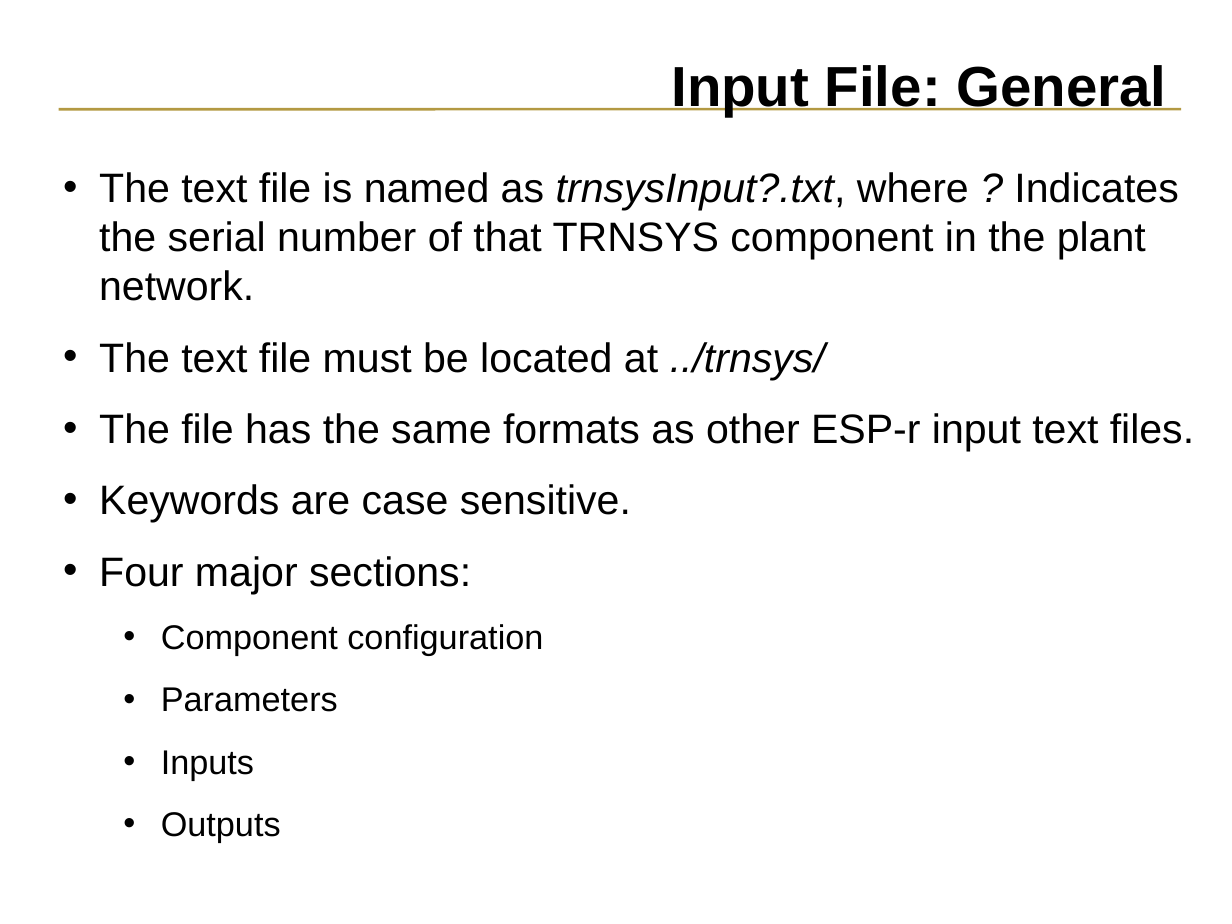
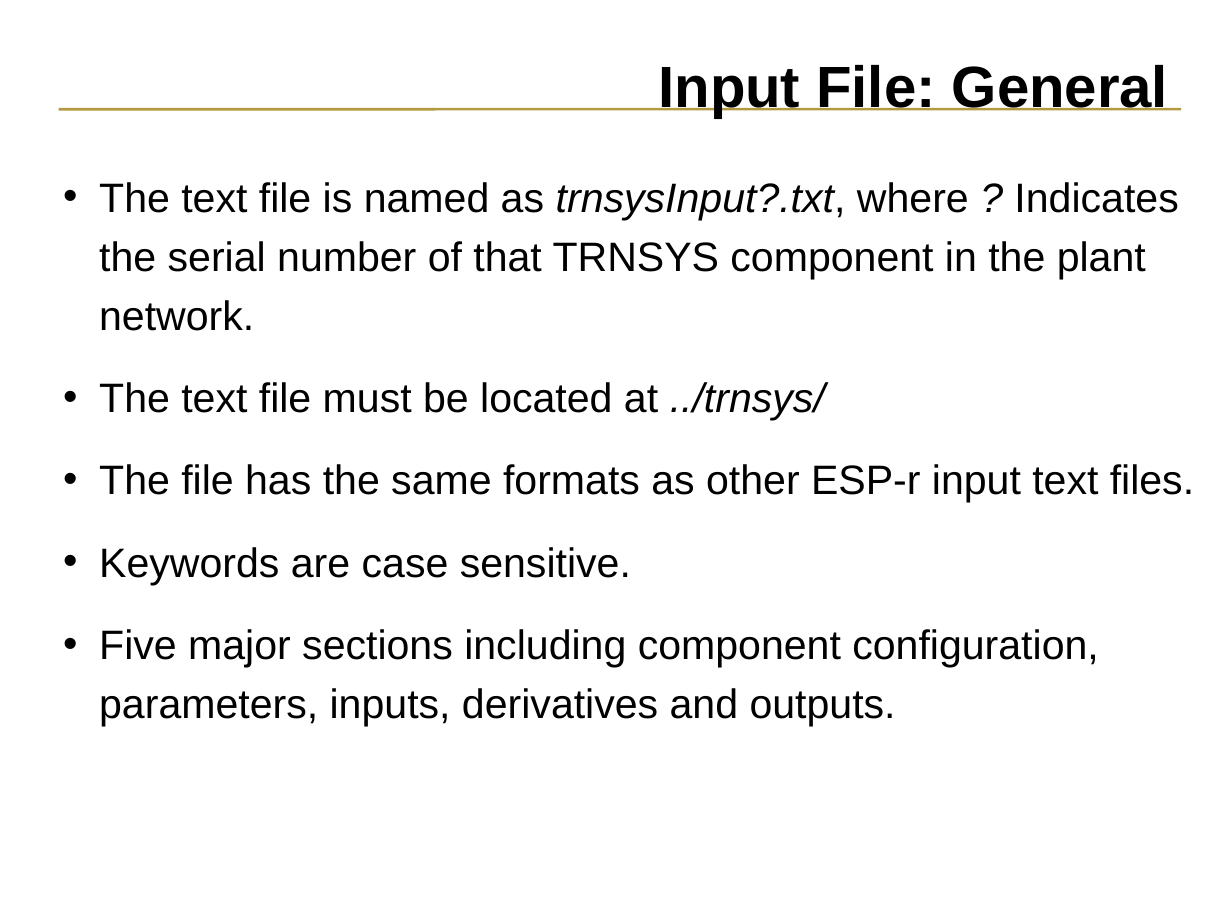
Before and after one commit to ESP-rCommunity/ESPrExtras, a slide deck: slide 24 of training/NRCan_course_materials/trnsys_coupling/trnsys_coupling.ppt. Drawn at 1232x924 pixels with LibreOffice and Linux fonts; fonts in the diff are those of the drawing. Boxes give left, top, right and bottom in pixels: in the first picture for what was removed or moved away, otherwise in the second. Text is boxed around its words. In the diff, an @@ line names an element or a change of style, - is before the commit and + after.

```diff
--- a/training/NRCan_course_materials/trnsys_coupling/trnsys_coupling.ppt
+++ b/training/NRCan_course_materials/trnsys_coupling/trnsys_coupling.ppt
@@ title "Input File: General" at box(658, 65, 1168, 117): size 33 to 34 pt @@
@@ text at box(99, 182, 1194, 585): line spacing 1 to 1.2; more space between paragraphs; line spacing 1.1 to 1.2 @@
@@ text at box(99, 629, 1098, 726): text changed; size 20 to 24 pt @@
-• Four major sections:
-  • Component configuration
-  • Parameters
-  • Inputs
-  • Outputs
+• Five major sections including component configuration, parameters, inputs, derivatives and outputs.
```
Also in this commit, not shown: 32 other slides changed, 11 slides added, 5 other files.
